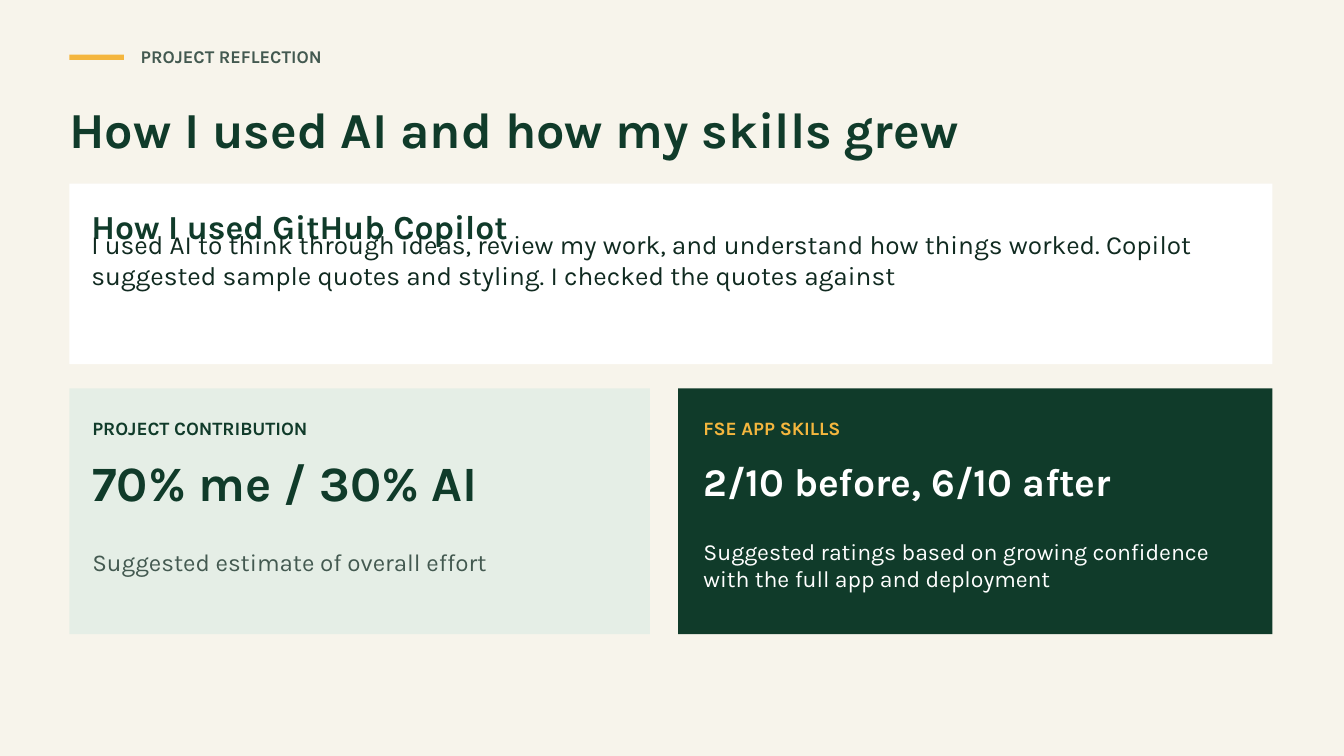
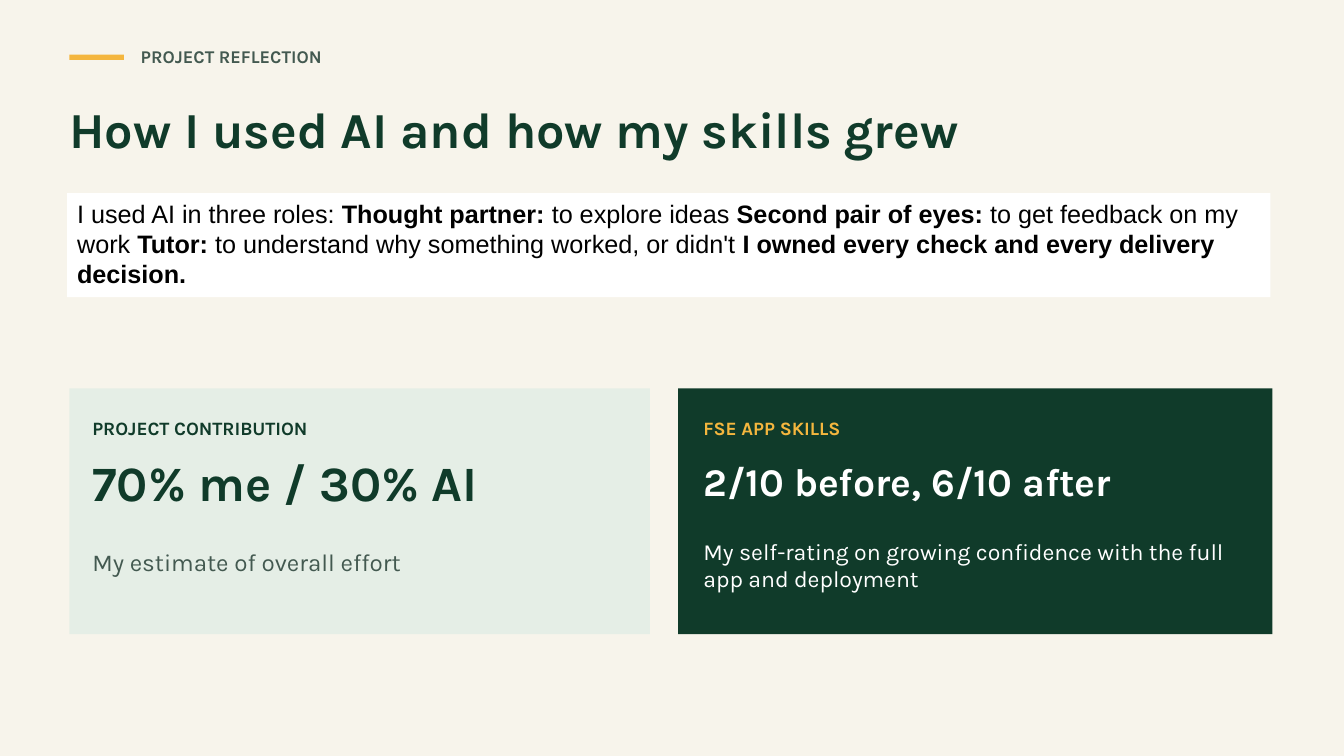
Before and after one commit to asc1-student09/evergreen-quote-launch, a slide deck: slide 9 of delivery-leadership-package/Evergreen_Quote_Showcase.pptx (slide 6 before the commit). Drawn at 1344x756 pixels with LibreOffice and Linux fonts; fonts in the diff are those of the drawing. Boxes give left, top, right and bottom in pixels: in the first picture for what was removed or moved away, otherwise in the second. Text is boxed around its words. In the diff, an @@ line names an element or a change of style, - is before the commit and + after.

Commit message:
Update Evergreen Quote showcase presentation

```diff
--- a/delivery-leadership-package/Evergreen_Quote_Showcase.pptx
+++ b/delivery-leadership-package/Evergreen_Quote_Showcase.pptx
@@ rectangle "I used AI in three ...": place and size @@
-rectangle "I used AI in three ..." at bbox=[70, 184, 1273, 364]
+rectangle "I used AI in three ..." at bbox=[68, 194, 1271, 297]
@@ text in rectangle at bbox=[77, 204, 1238, 284]: text added @@
+I used AI in three roles: Thought partner: to explore ideas Second pair of eyes: to get feedback on my work Tutor: to understand why something worked, or didn't I owned every check and every delivery decision.
@@ text removed at bbox=[91, 215, 507, 248] @@
-How I used GitHub Copilot
@@ text removed at bbox=[91, 230, 1191, 292] @@
-I used AI to think through ideas, review my work, and understand how things worked. Copilot suggested sample quotes and styling. I checked the quotes against
@@ text at bbox=[92, 554, 401, 577]: text changed @@
-Suggested estimate of overall effort
+My estimate of overall effort
@@ text at bbox=[703, 544, 1224, 593]: text changed @@
-Suggested ratings based on growing confidence with the full app and deployment
+My self-rating on growing confidence with the full app and deployment
```
Also in this commit, not shown: 7 other slides changed, 1 slide added.
